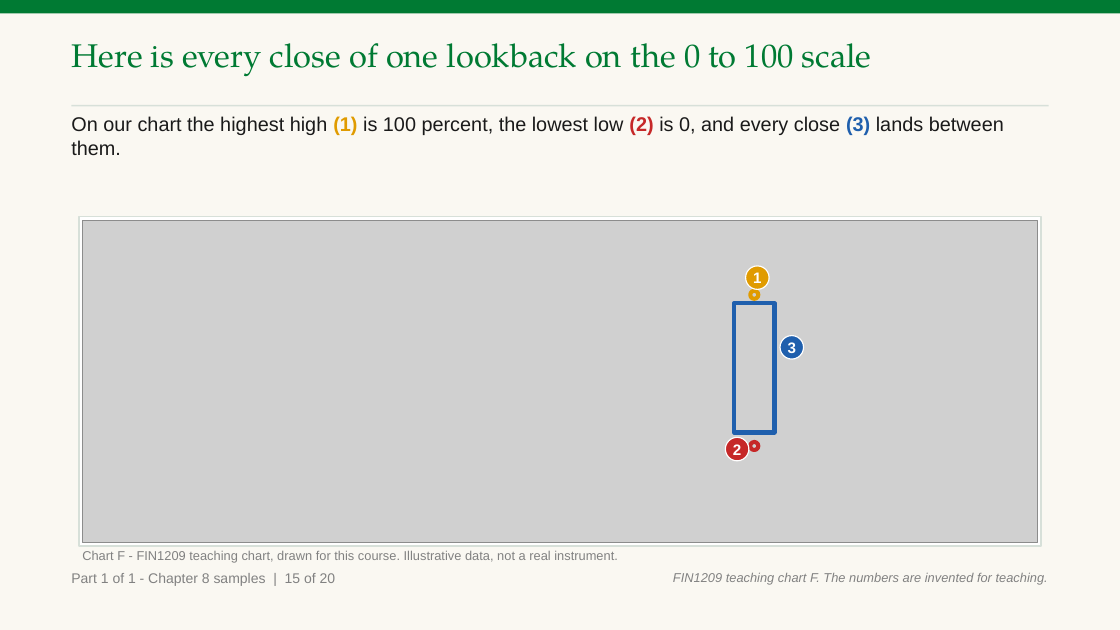
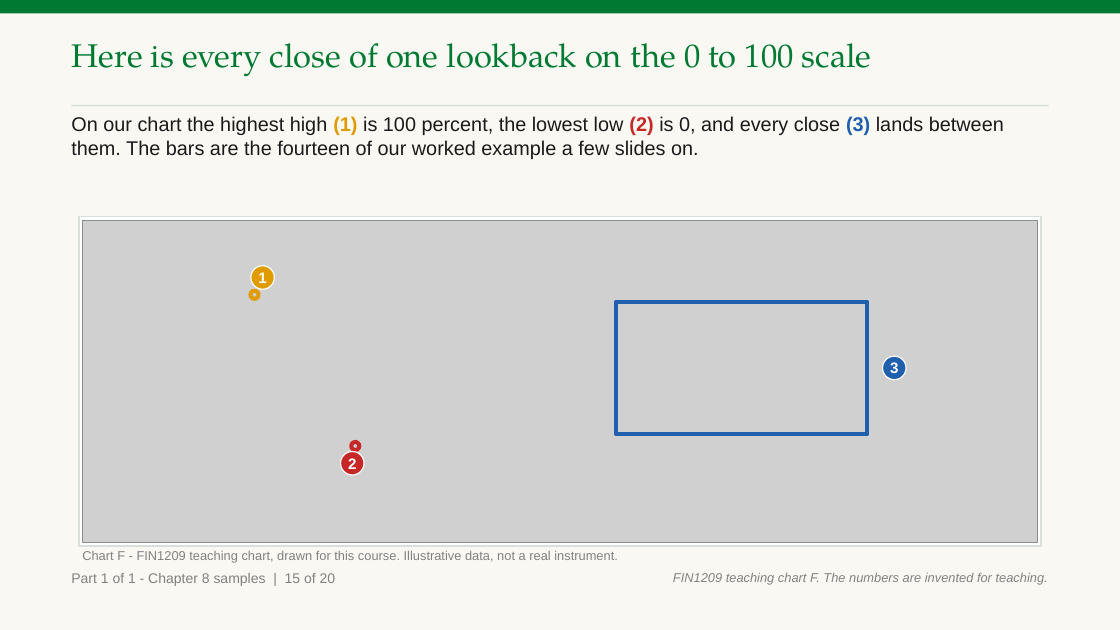
Before and after one commit to benjiesotelo-sudo/Telos_FIN1209, a slide deck: slide 17 of chapter-08/FIN1209-Chapter-08.pptx. Drawn at 1120x630 pixels with LibreOffice and Linux fonts; fonts in the diff are those of the drawing; grey boxes stand for pictures. Boxes give left, top, right and bottom in pixels: in the first picture for what was removed or moved away, otherwise in the second. Text is boxed around its words. In the diff, an @@ line names an element or a change of style, - is before the commit and + after.

Commit message:
Chapter 8 samples: name divergence on chart H, say which levels chart G uses, redraw chart F

```diff
--- a/chapter-08/FIN1209-Chapter-08.pptx
+++ b/chapter-08/FIN1209-Chapter-08.pptx
@@ text at [71, 116, 1004, 159]: text changed @@
-On our chart the highest high (1) is 100 percent, the lowest low (2) is 0, and every close (3) lands between them.
+On our chart the highest high (1) is 100 percent, the lowest low (2) is 0, and every close (3) lands between them. The bars are the fourteen of our worked example a few slides on.
@@ ellipse "1": place and size @@
-ellipse "1" at [746, 266, 770, 290]
+ellipse "1" at [251, 266, 275, 289]
@@ ellipse: place and size @@
-ellipse at [750, 291, 759, 299]
+ellipse at [250, 291, 259, 299]
@@ rectangle: place and size @@
-rectangle at [734, 303, 775, 433]
+rectangle at [616, 302, 867, 434]
@@ ellipse "3": place and size @@
-ellipse "3" at [781, 335, 804, 359]
+ellipse "3" at [883, 356, 907, 380]
@@ ellipse: place and size @@
-ellipse at [750, 442, 759, 450]
+ellipse at [351, 442, 360, 450]
@@ ellipse "2": place and size @@
-ellipse "2" at [726, 438, 749, 461]
+ellipse "2" at [340, 451, 364, 475]
```
Also in this commit, not shown: 2 other slides changed, 3 other files.
